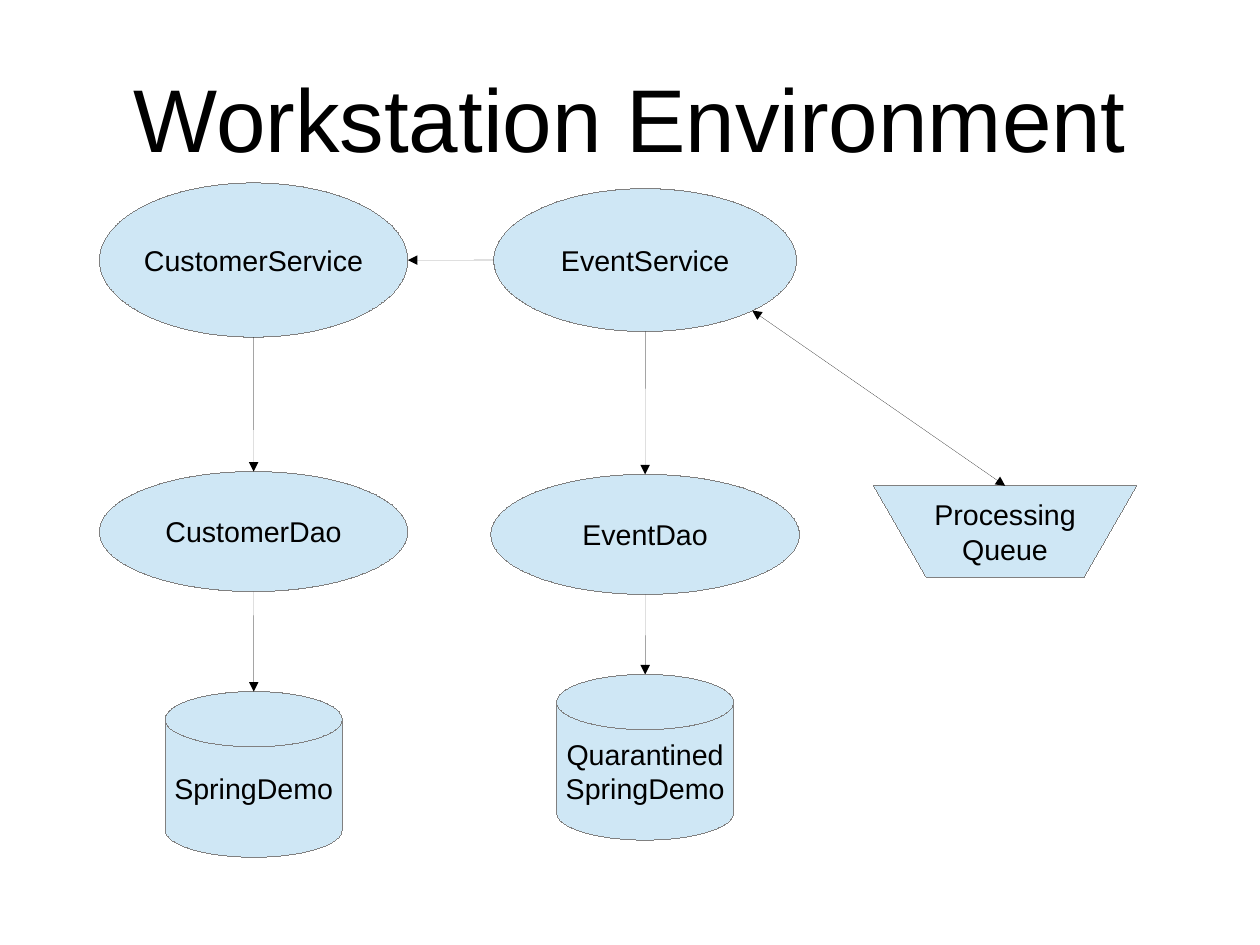
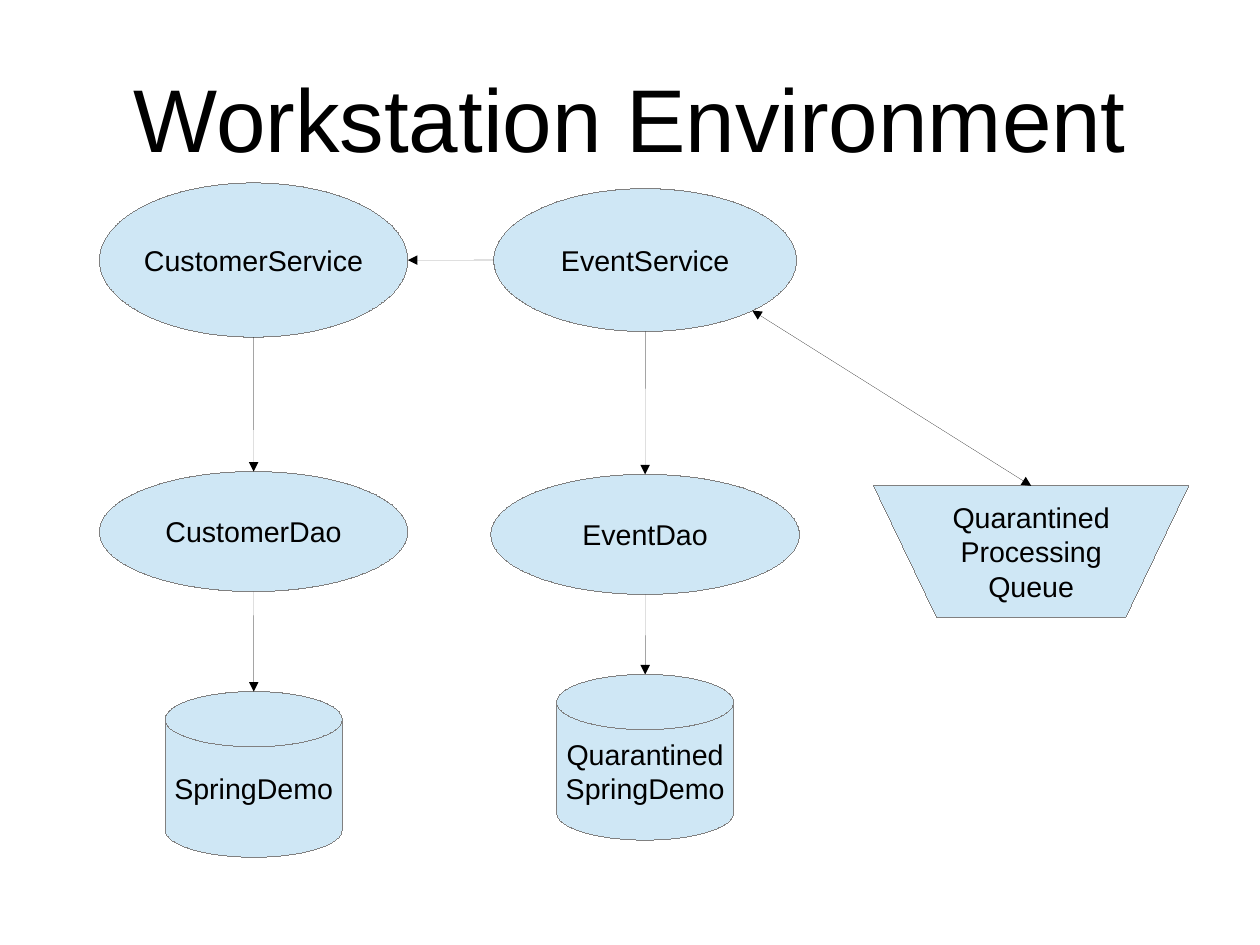
Before and after one commit to CinJug/spring-profiles, a slide deck: slide 10 of Spring Demo Intro.odp (slide 5 before the commit). Drawn at 1260x945 pixels with LibreOffice and Linux fonts; fonts in the diff are those of the drawing; background and template pictures are left out. Boxes give left, top, right and bottom in pixels: in the first picture for what was removed or moved away, otherwise in the second. Text is boxed around its words. In the diff, an @@ line names an element or a change of style, - is before the commit and + after.

```diff
--- a/Spring Demo Intro.odp
+++ b/Spring Demo Intro.odp
@@ double arrow moved from (752, 311) - (1005, 486) to (752, 311) - (1031, 486) @@
@@ flow chart manual operation "Quarantined": place and size @@
-flow chart manual operation "Quarantined" at <box>874,486,1137,577</box>
+flow chart manual operation "Quarantined" at <box>874,486,1189,617</box>
@@ text in flow chart manual operation at <box>953,507,1110,534</box>: paragraph added @@
+Quarantined
```
Also in this commit, not shown: 2 other slides changed, 5 slides added.
